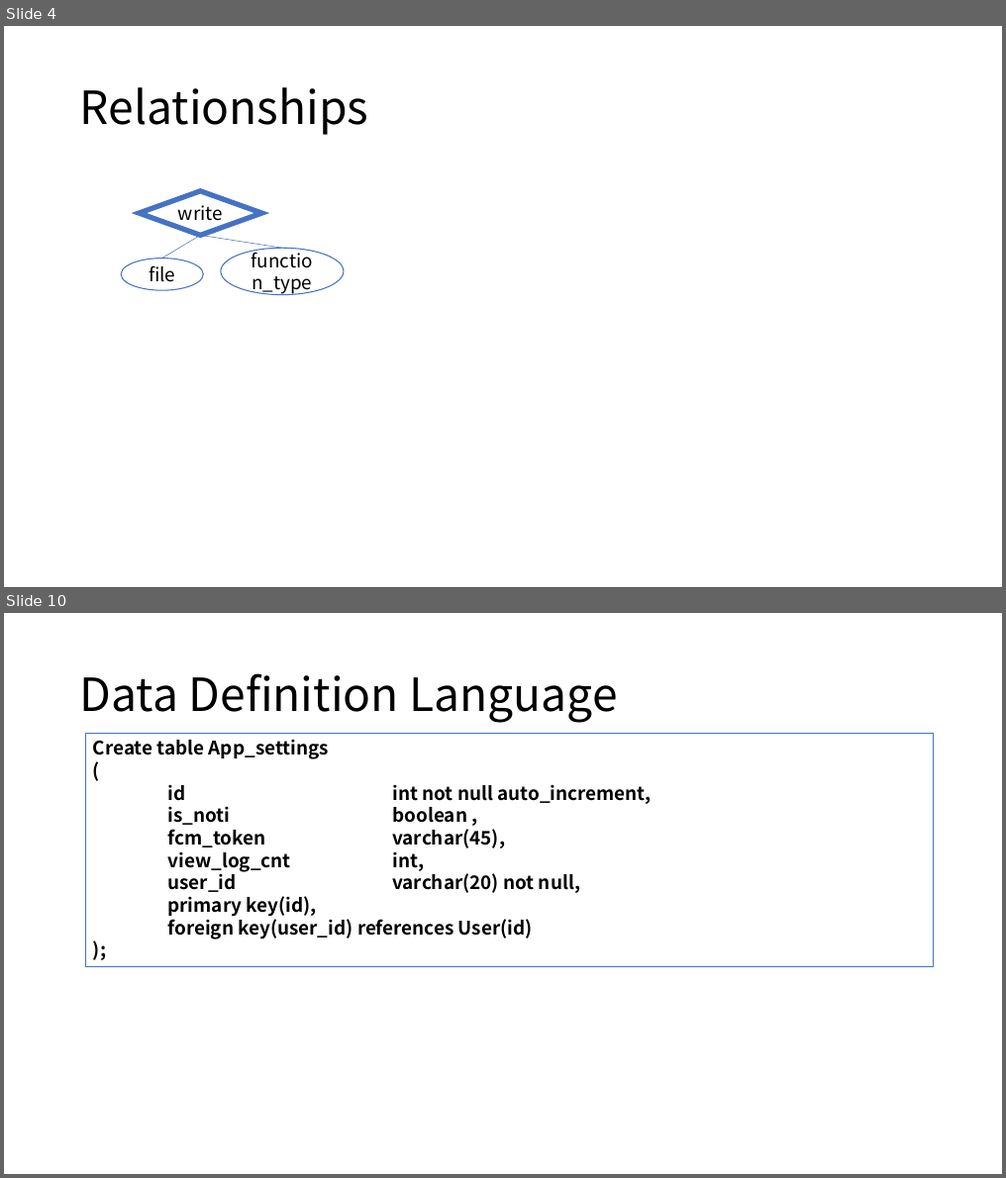
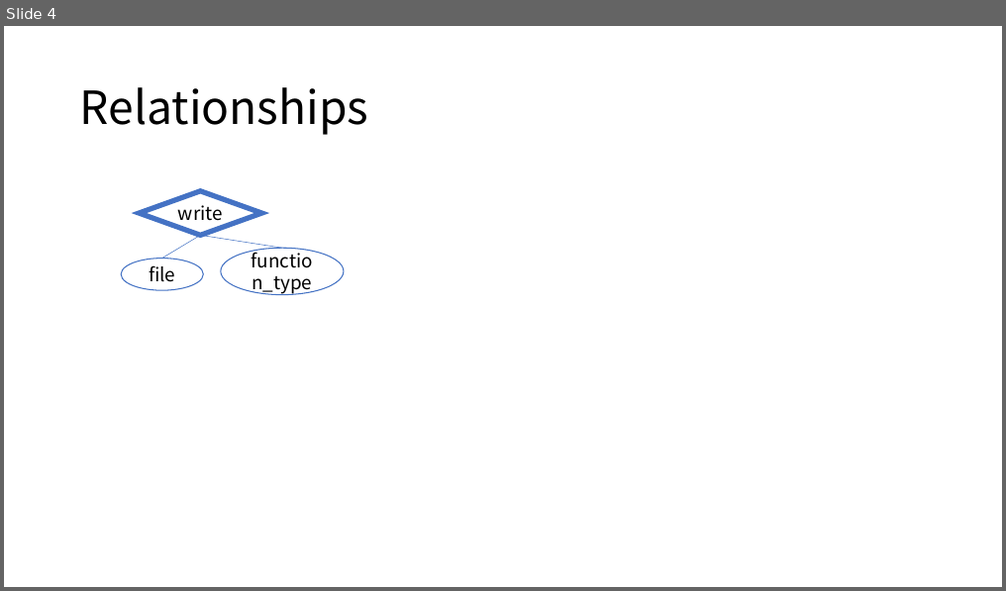
Before and after one commit to sjy286/raspberry_server, a slide deck: Rasp_data.pptx. Shown one above the other, each under a label of ours: slides 4 and 10 before the commit, slide 4 after it; the slides between them are not shown. The pictures are 1006x1178 and 1006x591 pixels, drawn with LibreOffice and Linux fonts; fonts in the diff are those of the drawing. Boxes give left, top, right and bottom in pixels: in the first picture for what was removed or moved away, otherwise in the second. Text is boxed around its words. In the diff, an @@ line names an element or a change of style, - is before the commit and + after.

```diff
--- a/Rasp_data.pptx
+++ b/Rasp_data.pptx
@@ slide 10 removed at [4,613,1002,1174], background #FFFFFF @@
@@ title removed at [80,673,617,723] @@
-Data Definition Language
@@ rectangle removed at [85,733,933,967] @@
-Create table App_settings
-(
-id int not null auto_increment,
-is_noti boolean ,
-fcm_token varchar(45),
-view_log_cnt int,
-user_id varchar(20) not null,
-primary key(id),
-foreign key(user_id) references User(id)
-);
```
Also in this commit, not shown: 10 slides changed, 8 other files.
